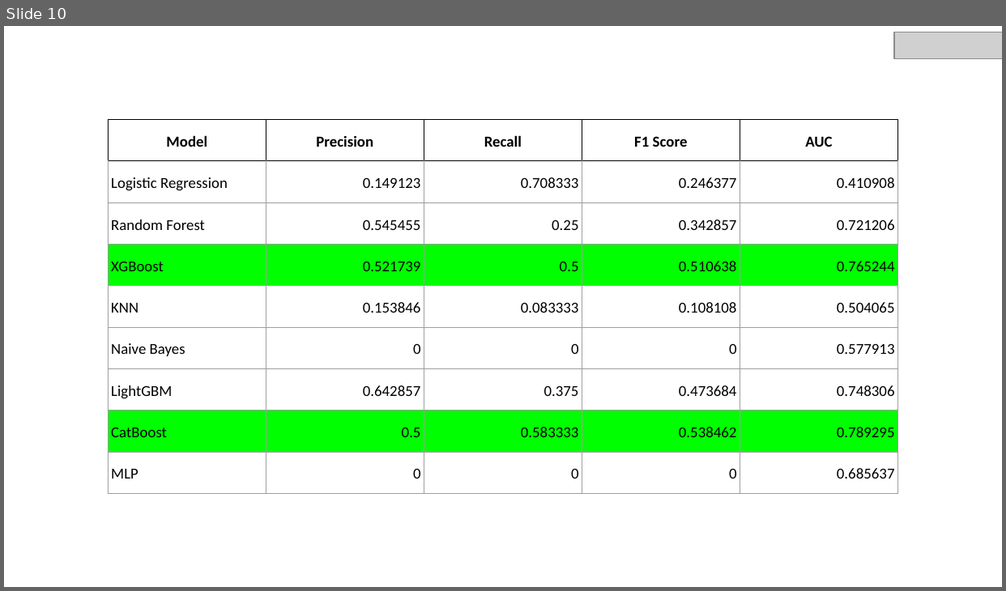
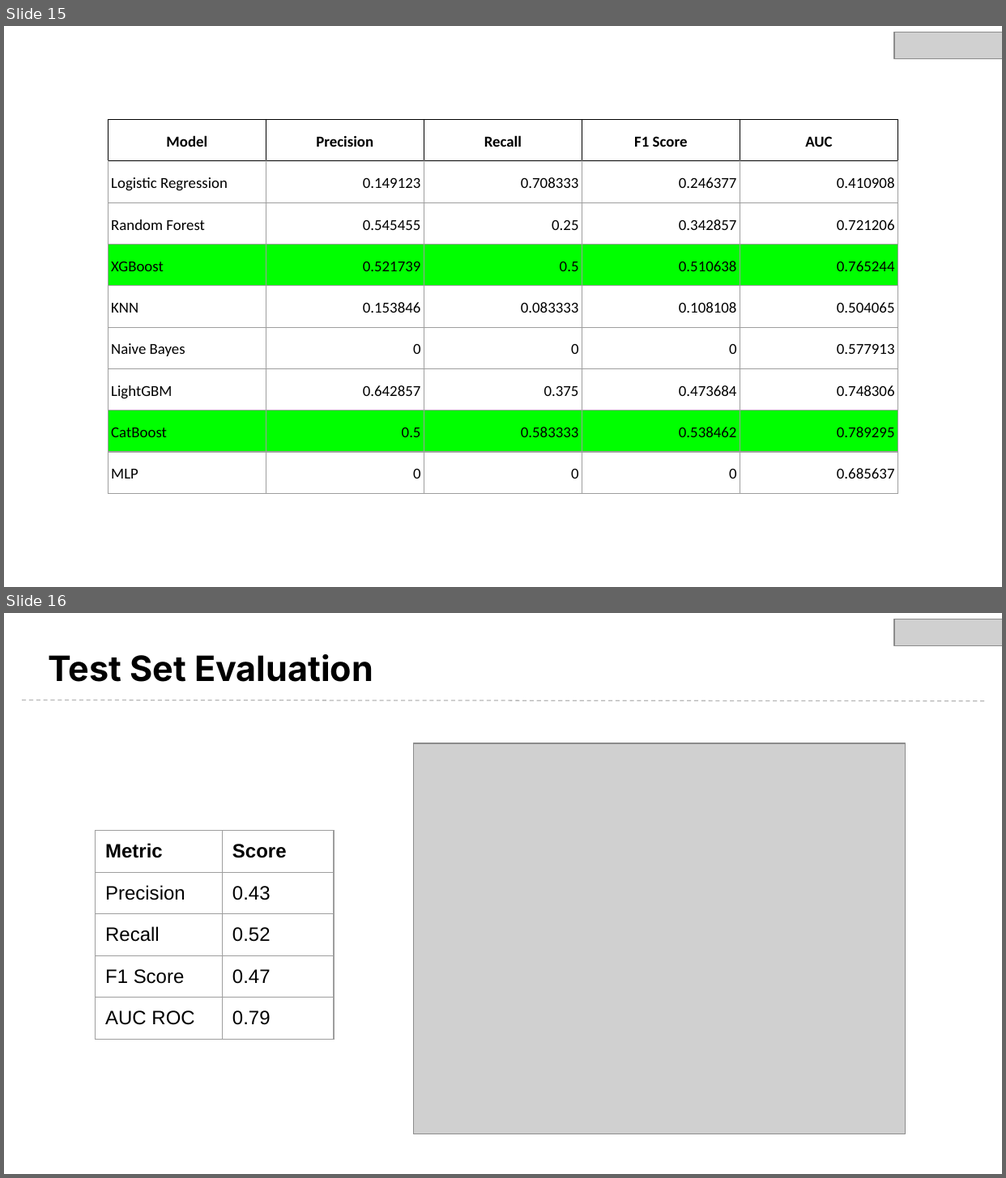
Before and after one commit to ShivamJDS/attrition-predictor, a slide deck: taoiq.pptx. Shown one above the other, each under a label of ours: slide 10 before the commit, slides 15 and 16 after it. The pictures are 1006x591 and 1006x1178 pixels, drawn with LibreOffice and Linux fonts; fonts in the diff are those of the drawing; grey boxes stand for pictures; background and template pictures are left out. Boxes give left, top, right and bottom in pixels: in the first picture for what was removed or moved away, otherwise in the second. Text is boxed around its words. In the diff, an @@ line names an element or a change of style, - is before the commit and + after.

```diff
--- a/taoiq.pptx
+++ b/taoiq.pptx
@@ slide 16 added at [4,613,1002,1174], background picture (left out) @@
@@ picture added at [894,619,1002,646] @@
@@ title added at [48,654,373,682], 25.2 pt, text #000000, bold @@
+Test Set Evaluation
@@ line added from (22, 700) to (987, 700), #B7B7B7 0.75 pt dashed @@
@@ picture added at [413,743,905,1134] @@
@@ table added at [96,831,334,1158], 5 rows, 2 columns @@
+Metric | Score
+Precision | 0.43
+Recall | 0.52
+F1 Score | 0.47
+AUC ROC | 0.79
@@ what was slide 10 is now slide 15 @@
```
Also in this commit, not shown: 3 slides changed, 7 other slides added, 5 slides removed, 2 other files.
